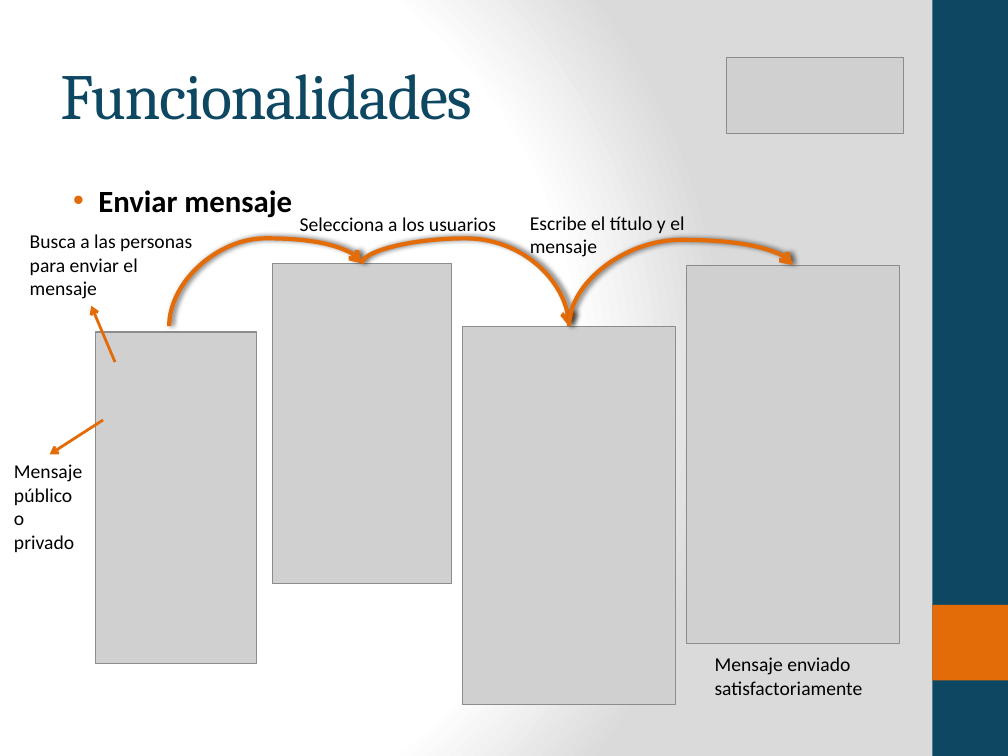
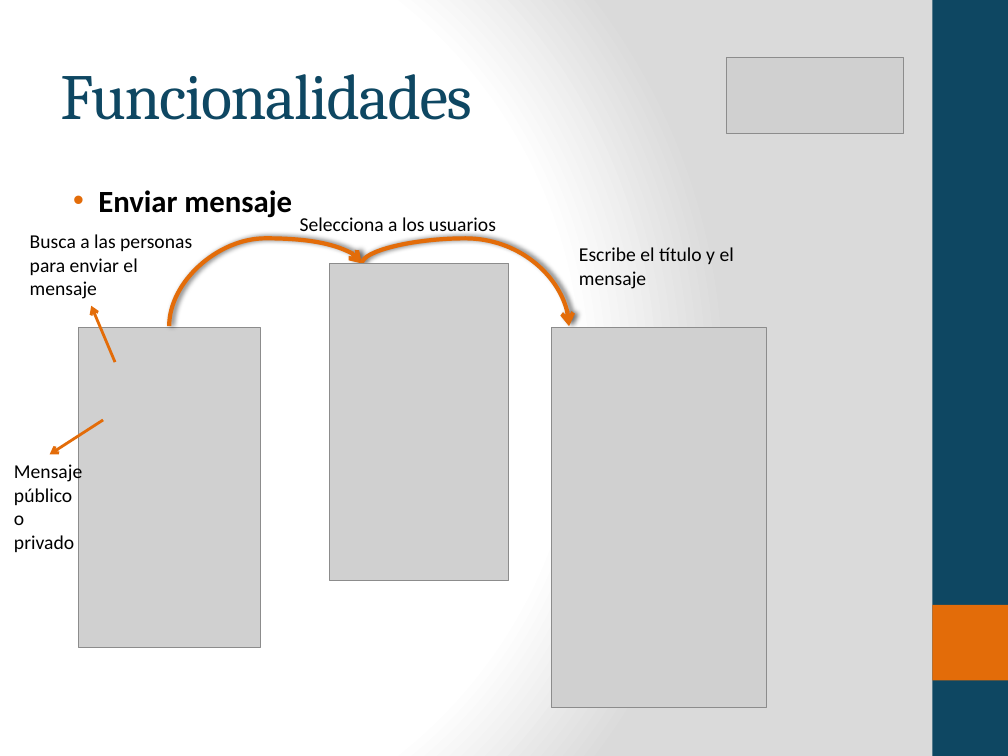
Before and after one commit to byfeedbackfan/feedbackfanApp, a slide deck: slide 12 of docs/presentacion/presentacion producto final Pasantias.pptx. Drawn at 1008x756 pixels with LibreOffice and Linux fonts; fonts in the diff are those of the drawing; grey boxes stand for pictures. Boxes give left, top, right and bottom in pixels: in the first picture for what was removed or moved away, otherwise in the second. Text is boxed around its words. In the diff, an @@ line names an element or a change of style, - is before the commit and + after.

```diff
--- a/docs/presentacion/presentacion producto final Pasantias.pptx
+++ b/docs/presentacion/presentacion producto final Pasantias.pptx
@@ text "Escribe el título y el ...": place and size @@
-text "Escribe el título y el ..." at box(530, 216, 684, 259)
+text "Escribe el título y el ..." at box(579, 247, 734, 289)
@@ picture: place and size @@
-picture at box(272, 263, 452, 584)
+picture at box(330, 263, 509, 581)
@@ curved arrow removed from (570, 327) to (792, 265) @@
@@ picture removed at box(686, 265, 900, 644) @@
@@ picture: place and size @@
-picture at box(96, 332, 257, 663)
+picture at box(79, 328, 260, 647)
@@ picture removed at box(463, 327, 676, 706) @@
@@ picture added at box(551, 328, 766, 709) @@
@@ text removed at box(715, 657, 863, 695) @@
-Mensaje enviado satisfactoriamente
```
Also in this commit, not shown: 7 other slides changed, 1 slide removed, 6 other files.
